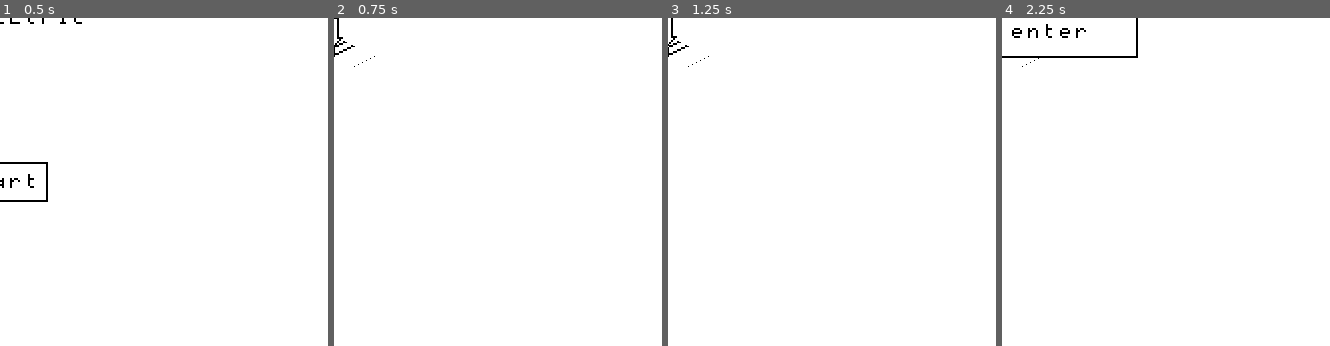
Above: before the commit, frames 1-4 (left to right).
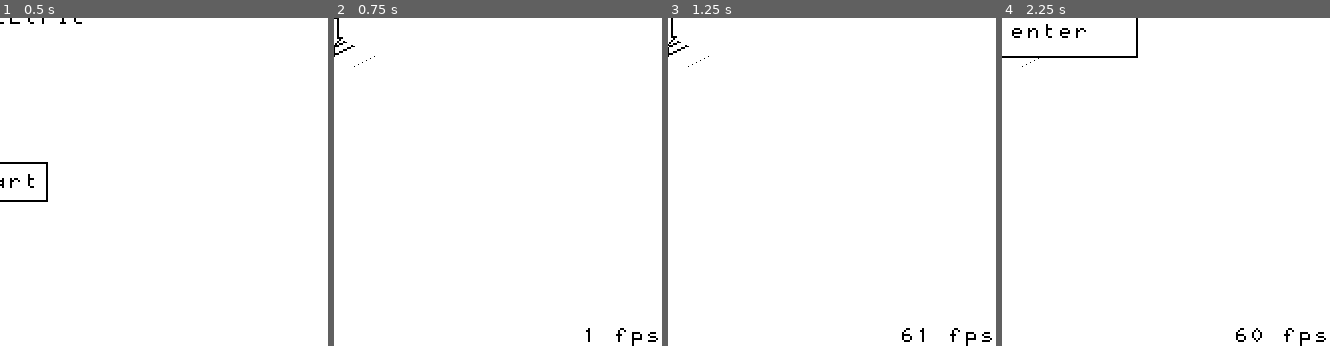
Above: after the commit, the same moments.

Repository: jlcarr/IsoMAZEtric
Game: Godot game, scene res://Menu/Menu.tscn
Two runs of this game, one before a commit and one after it. Both use one fixed random seed, a clock stepped at 60 frames per second and the inputs below.
Inputs:
- Up to frame 1 (0.5 s): no input
- Up to frame 2 (0.75 s): click "Start" at 0.5 s
- Up to frame 3 (1.25 s): no input
- Up to frame 4 (2.25 s): tap Enter (ui_accept) at 1.25, 2.1 s; hold Right (ui_right) 1.28-2.03 s; hold Enter (ui_accept) 1.28-2.03 s; hold Down (ui_down) from 2.03 s (still down)
The pictures show only the part of the screen within x 50-100%, y 50-100%; the shares and areas given below are measured in that part.

Frame 1 is identical in both runs. In frame 2, 0.2% of the frame differs, in the area x 76-99%, y 94-100%; in frame 3, 0.2%; in frame 4, 0.2%, in the area x 71-99%, y 94-100%.

Commit message:
Added an FPS counter

Diff:
--- a/src/Levels.gd
+++ b/src/Levels.gd
@@ -274,7 +274,7 @@
 	},
 	{
 		"Name": "Level 7: Super Symmetry",
-		"HintText": "Sometimes it looks like nothing has changed.",
+		"HintText": "Even as the world turns around you, sometimes it can look like nothing has changed.",
 		"ConstMap":
 			[
 				[
--- a/src/Main/Main.gd
+++ b/src/Main/Main.gd
@@ -1,4 +1,6 @@
 extends Spatial
+
+onready var FPSLabel = get_node("FPSLabel")
 
 onready var LevelName = get_node("LevelText/Container/LevelName")
 onready var LevelHint = get_node("LevelText/Container/LevelHint")
@@ -75,3 +77,7 @@
 					block.position(Vector3(x,y,z)-offset)
 					self.add_child(block)
 					obj_list.append(block)
+
+
+func _process(delta):
+	FPSLabel.text = str(Engine.get_frames_per_second()) + " fps"
--- a/src/Main/Main.tscn
+++ b/src/Main/Main.tscn
@@ -144,3 +144,18 @@
 __meta__ = {
 "_edit_use_anchors_": false
 }
+
+[node name="FPSLabel" type="Label" parent="."]
+anchor_left = 1.0
+anchor_top = 1.0
+anchor_right = 1.0
+anchor_bottom = 1.0
+margin_left = -648.0
+margin_top = -10.0
+custom_fonts/font = SubResource( 2 )
+custom_colors/font_color = Color( 0, 0, 0, 1 )
+text = "XYZ fps"
+align = 2
+__meta__ = {
+"_edit_use_anchors_": false
+}
--- a/src/Tiles/Player/player.gd
+++ b/src/Tiles/Player/player.gd
@@ -39,7 +39,7 @@
 		velocity += d_vec
 	velocity = SPEED * velocity.normalized()
 
-	if fall_speed < -6*GRAVITY:
+	if fall_speed < -6*GRAVITY: # can't move while falling
 		velocity = Vector3()
 
 	velocity.y = fall_speed
